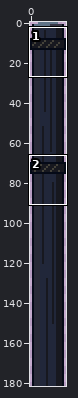
File history of a pixel-art file, art/source/rw_pile/rw_pile.aseprite. Above: a wide view before the commit, with the close-up outlined.
Close-up. Before:
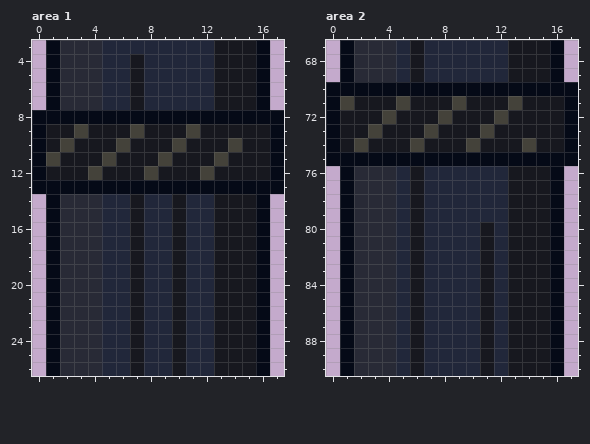
18x182 pixels, 1 frame. Colours within 5 levels of each other are drawn and written as one. Shown: area 1: x 0..17, y 3..26; area 2: x 0..17, y 67..90.
After:
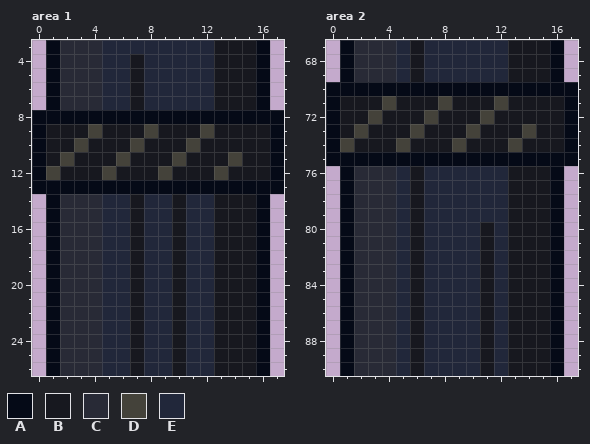
Palette (. is transparent): A #050a17  B #17181f  C #282a36  D #44423a  E #21273a
Change:
--- area 1
@@ x 0..17 @@
  8 AAAAAAAAAAAAAAAAAA
- 9 ABBDBBBDBBBDBBBBBA
-10 ABDBBBDBBBDBBBDBBA
-11 ADBBBDBBBDBBBDBBBA
-12 ABBBDBBBDBBBDBBBBA
+ 9 ABBBDBBBDBBBDBBBBA
+10 ABBDBBBDBBBDBBBBBA
+11 ABDBBBDBBBDBBBDBBA
+12 ADBBBDBBBDBBBDBBBA
 13 AAAAAAAAAAAAAAAAAA
--- area 2
@@ x 0..17 @@
 70 AAAAAAAAAAAAAAAAAA
-71 ADBBBDBBBDBBBDBBBA
-72 ABBBDBBBDBBBDBBBBA
-73 ABBDBBBDBBBDBBBBBA
-74 ABDBBBDBBBDBBBDBBA
+71 ABBBDBBBDBBBDBBBBA
+72 ABBDBBBDBBBDBBBBBA
+73 ABDBBBDBBBDBBBDBBA
+74 ADBBBDBBBDBBBDBBBA
 75 AAAAAAAAAAAAAAAAAA
